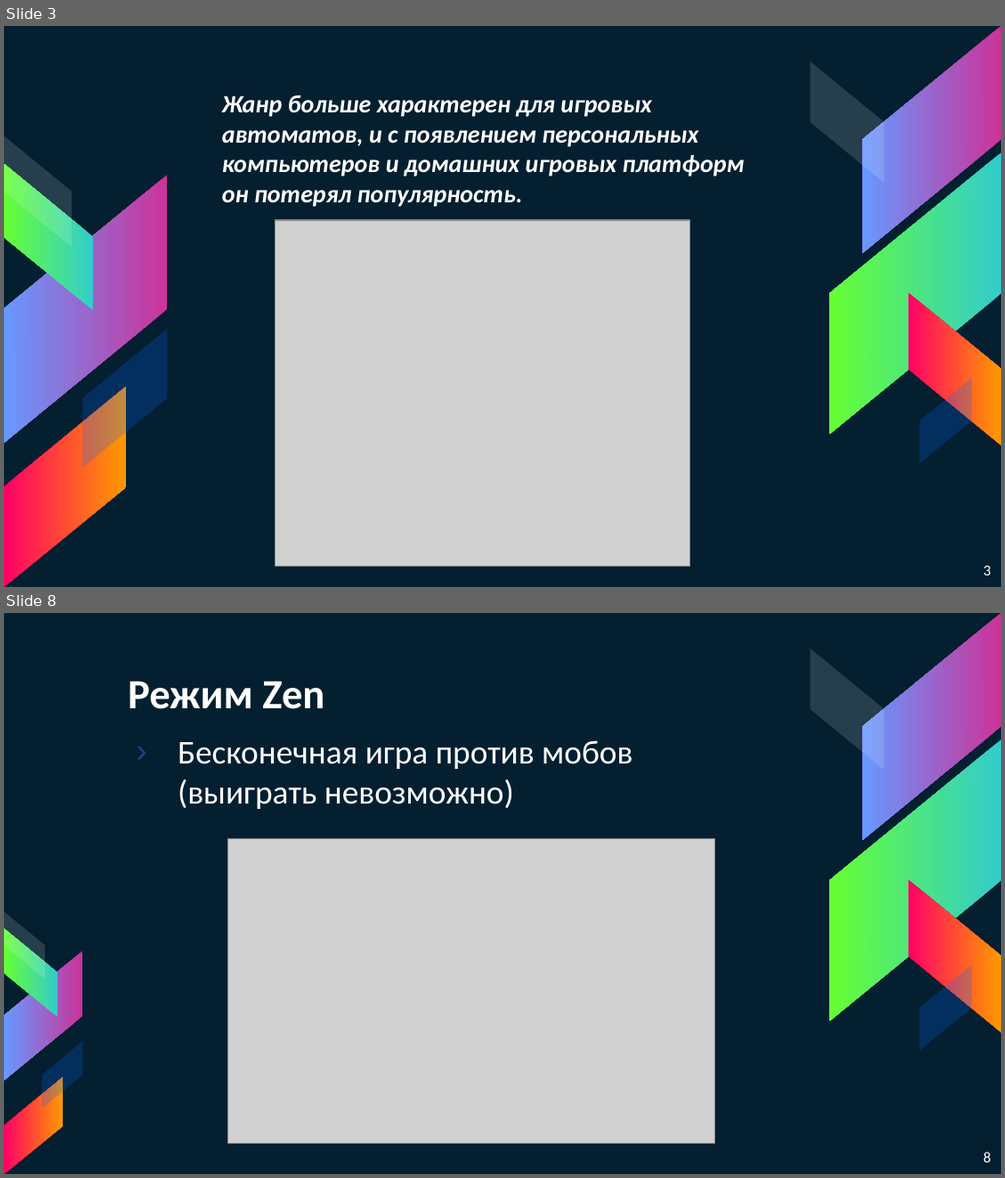
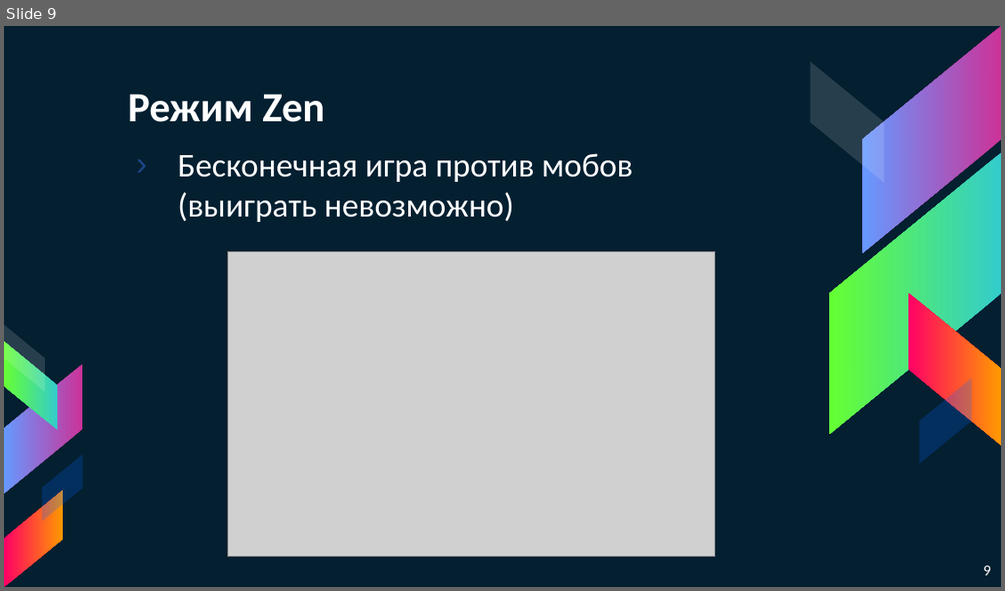
Before and after one commit to RomanRodionov/TheGame, a slide deck: Presentation.pptx. Shown one above the other, each under a label of ours: slides 3 and 8 before the commit, slide 9 after it; the slides between them are not shown. The pictures are 1005x1178 and 1005x591 pixels, drawn with LibreOffice and Linux fonts; fonts in the diff are those of the drawing; grey boxes stand for pictures. Boxes give left, top, right and bottom in pixels: in the first picture for what was removed or moved away, otherwise in the second. Text is boxed around its words. In the diff, an @@ line names an element or a change of style, - is before the commit and + after.

```diff
--- a/Presentation.pptx
+++ b/Presentation.pptx
@@ slide 3 removed at box(4, 26, 1001, 587), background #041F30; not listed: 5 template elements that a slide beside it also shows @@
@@ text removed at box(222, 95, 744, 207) @@
-Жанр больше характерен для игровых автоматов, и с появлением персональных компьютеров и домашних игровых платформ он потерял популярность.
@@ parallelogram removed at box(4, 136, 72, 247) @@
@@ parallelogram removed at box(4, 164, 93, 310) @@
@@ parallelogram removed at box(5, 175, 168, 443) @@
@@ picture removed at box(275, 220, 690, 566) @@
@@ parallelogram removed at box(82, 329, 168, 467) @@
@@ parallelogram removed at box(4, 386, 127, 587) @@
@@ page number removed at box(983, 565, 991, 575) @@
-3
@@ what was slide 8 is now slide 9 @@
@@ page number at box(983, 565, 991, 575): text changed @@
-8
+9
```
Also in this commit, not shown: 5 slides changed, 5 slides added, 4 other slides removed, 4 other files.
